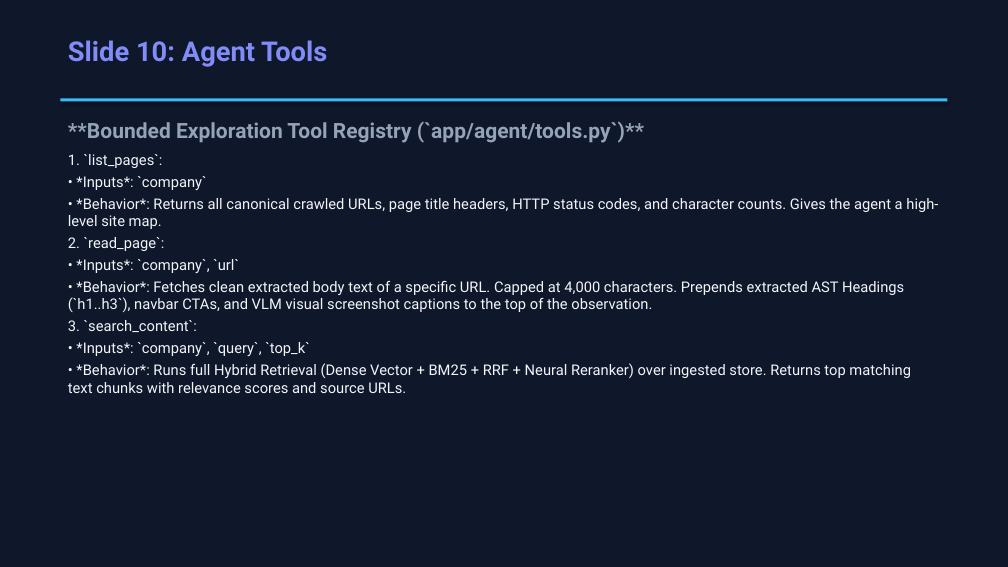
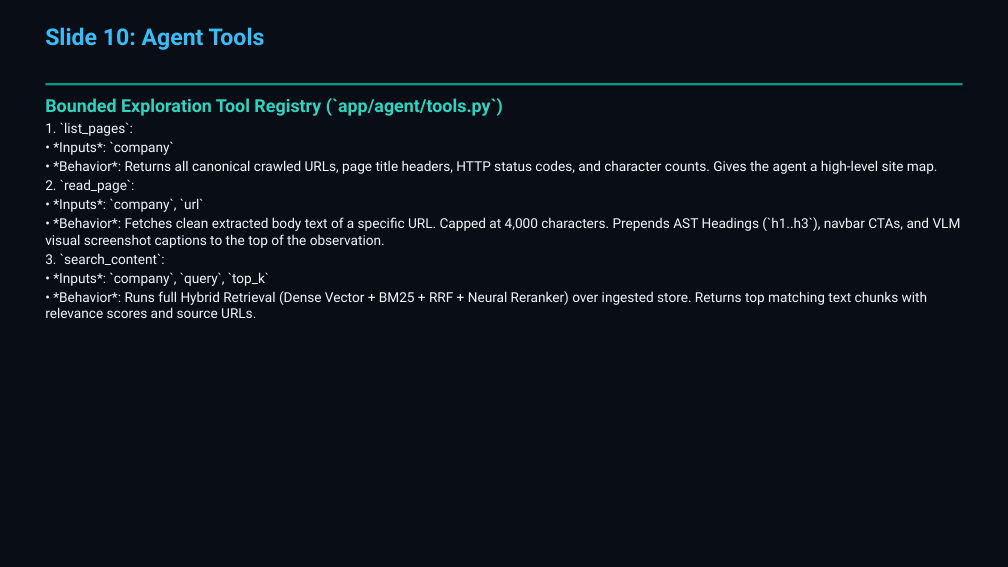
Before and after one commit to keshav9926/First-Impression-, a slide deck: slide 11 of presentation.pptx. Drawn at 1008x567 pixels with LibreOffice and Linux fonts; fonts in the diff are those of the drawing. Boxes give left, top, right and bottom in pixels: in the first picture for what was removed or moved away, otherwise in the second. Text is boxed around its words. In the diff, an @@ line names an element or a change of style, - is before the commit and + after.

Commit message:
fix(presentation): update theme to Teal/Sky, fix slide overflow bounds, add links & presenter attribution (~ Keshav)

```diff
--- a/presentation.pptx
+++ b/presentation.pptx
@@ rectangle at [0, 0, 1008, 567]: fill #0F172A to #090D16 @@
@@ text "Slide 10: Agent Tools": place and size @@
-text "Slide 10: Agent Tools" at [68, 40, 327, 67]
+text "Slide 10: Agent Tools" at [45, 27, 265, 50]
@@ text "Slide 10: Agent Tools" at [45, 27, 265, 50]: size 26 to 22 pt, text colour #818CF8 to #38BDF8 @@
@@ rectangle: place and size @@
-rectangle at [60, 98, 948, 101]
+rectangle at [45, 83, 963, 85]
@@ rectangle at [45, 83, 963, 85]: fill #38BDF8 to #0D9488 @@
@@ text at [45, 98, 503, 116]: text changed; size 20 to 17 pt; text colour #94A3B8 to #2DD4BF @@
-**Bounded Exploration Tool Registry (`app/agent/tools.py`)**
+Bounded Exploration Tool Registry (`app/agent/tools.py`)
@@ text "Bounded Exploration Tool Registry (`app/agent/tools.py`)": place and size @@
-text "Bounded Exploration Tool Registry (`app/agent/tools.py`)" at [68, 122, 938, 393]
+text "Bounded Exploration Tool Registry (`app/agent/tools.py`)" at [45, 98, 961, 318]
@@ text at [45, 122, 938, 318]: size 14 to 13 pt in "1. `list_pages`:", "• *Inputs*: `company`", "• *Behavior*: Returns all canonical crawled URLs, ...", "2. `read_page`:" and 4 more places; less space between paragraphs @@
@@ text at [45, 217, 961, 248]: text changed; size 14 to 13 pt @@
-• *Behavior*: Fetches clean extracted body text of a specific URL. Capped at 4,000 characters. Prepends extracted AST Headings (`h1..h3`), navbar CTAs, and VLM visual screenshot captions to the top of the observation.
+• *Behavior*: Fetches clean extracted body text of a specific URL. Capped at 4,000 characters. Prepends AST Headings (`h1..h3`), navbar CTAs, and VLM visual screenshot captions to the top of the observation.
```
Also in this commit, not shown: 19 other slides changed, 3 other files.
